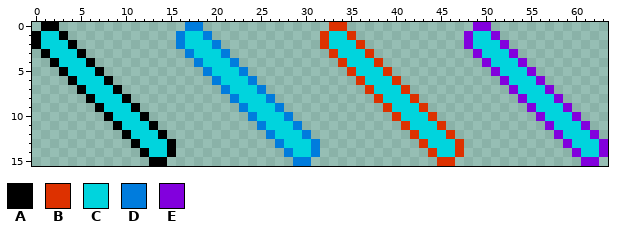
A pixel-art sprite gets an edit: assets/sprites/puzzle/mirror.png. Above is the file before it was changed.
The file is 64x16 pixels.
Palette (. is transparent): A #000000  B #dd3100  C #00d4dd  D #007cdd  E #8200dd
Pixels before, first column x 0:
 0 .AA..............DD..............BB..............EE.............
 1 ACCA............DCCD............BCCB............ECCE............
 2 ACCCA...........DCCCD...........BCCCB...........ECCCE...........
 3 .ACCCA...........DCCCD...........BCCCB...........ECCCE..........
 4 ..ACCCA...........DCCCD...........BCCCB...........ECCCE.........
 5 ...ACCCA...........DCCCD...........BCCCB...........ECCCE........
 6 ....ACCCA...........DCCCD...........BCCCB...........ECCCE.......
 7 .....ACCCA...........DCCCD...........BCCCB...........ECCCE......
 8 ......ACCCA...........DCCCD...........BCCCB...........ECCCE.....
 9 .......ACCCA...........DCCCD...........BCCCB...........ECCCE....
10 ........ACCCA...........DCCCD...........BCCCB...........ECCCE...
11 .........ACCCA...........DCCCD...........BCCCB...........ECCCE..
12 ..........ACCCA...........DCCCD...........BCCCB...........ECCCE.
13 ...........ACCCA...........DCCCD...........BCCCB...........ECCCE
14 ............ACCA............DCCD............BCCB............ECCE
15 .............AA..............DD..............BB..............EE.
After:
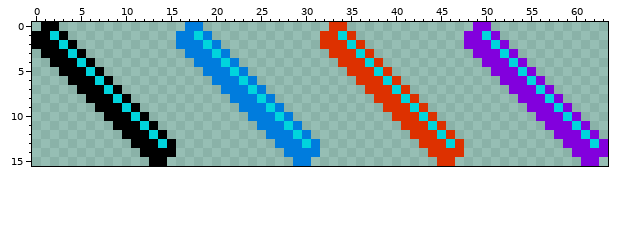
The edit:
{"y":1,"x":1,"old":"C","new":"A"}
{"y":1,"x":17,"old":"C","new":"D"}
{"y":1,"x":33,"old":"C","new":"B"}
{"y":1,"x":49,"old":"C","new":"E"}
{"y":2,"x":1,"old":"CC","new":"AA"}
{"y":2,"x":17,"old":"CC","new":"DD"}
{"y":2,"x":33,"old":"CC","new":"BB"}
{"y":2,"x":49,"old":"CC","new":"EE"}
{"y":3,"x":2,"old":"CC","new":"AA"}
{"y":3,"x":18,"old":"CC","new":"DD"}
{"y":3,"x":34,"old":"CC","new":"BB"}
{"y":3,"x":50,"old":"CC","new":"EE"}
{"y":4,"x":3,"old":"CC","new":"AA"}
{"y":4,"x":19,"old":"CC","new":"DD"}
{"y":4,"x":35,"old":"CC","new":"BB"}
{"y":4,"x":51,"old":"CC","new":"EE"}
{"y":5,"x":4,"old":"CC","new":"AA"}
{"y":5,"x":20,"old":"CC","new":"DD"}
{"y":5,"x":36,"old":"CC","new":"BB"}
{"y":5,"x":52,"old":"CC","new":"EE"}
{"y":6,"x":5,"old":"CC","new":"AA"}
{"y":6,"x":21,"old":"CC","new":"DD"}
{"y":6,"x":37,"old":"CC","new":"BB"}
{"y":6,"x":53,"old":"CC","new":"EE"}
{"y":7,"x":6,"old":"CC","new":"AA"}
{"y":7,"x":22,"old":"CC","new":"DD"}
{"y":7,"x":38,"old":"CC","new":"BB"}
{"y":7,"x":54,"old":"CC","new":"EE"}
{"y":8,"x":7,"old":"CC","new":"AA"}
{"y":8,"x":23,"old":"CC","new":"DD"}
{"y":8,"x":39,"old":"CC","new":"BB"}
{"y":8,"x":55,"old":"CC","new":"EE"}
{"y":9,"x":8,"old":"CC","new":"AA"}
{"y":9,"x":24,"old":"CC","new":"DD"}
{"y":9,"x":40,"old":"CC","new":"BB"}
{"y":9,"x":56,"old":"CC","new":"EE"}
{"y":10,"x":9,"old":"CC","new":"AA"}
{"y":10,"x":25,"old":"CC","new":"DD"}
{"y":10,"x":41,"old":"CC","new":"BB"}
{"y":10,"x":57,"old":"CC","new":"EE"}
{"y":11,"x":10,"old":"CC","new":"AA"}
{"y":11,"x":26,"old":"CC","new":"DD"}
{"y":11,"x":42,"old":"CC","new":"BB"}
{"y":11,"x":58,"old":"CC","new":"EE"}
{"y":12,"x":11,"old":"CC","new":"AA"}
{"y":12,"x":27,"old":"CC","new":"DD"}
{"y":12,"x":43,"old":"CC","new":"BB"}
{"y":12,"x":59,"old":"CC","new":"EE"}
{"y":13,"x":12,"old":"CC","new":"AA"}
{"y":13,"x":28,"old":"CC","new":"DD"}
{"y":13,"x":44,"old":"CC","new":"BB"}
{"y":13,"x":60,"old":"CC","new":"EE"}
{"y":14,"x":13,"old":"CC","new":"AA"}
{"y":14,"x":29,"old":"CC","new":"DD"}
{"y":14,"x":45,"old":"CC","new":"BB"}
{"y":14,"x":61,"old":"CC","new":"EE"}
{"label":"changed","picture_box":[41,31,167,157]}
{"label":"changed","picture_box":[185,31,311,157]}
{"label":"changed","picture_box":[329,31,455,157]}
{"label":"changed","picture_box":[473,31,599,157]}
